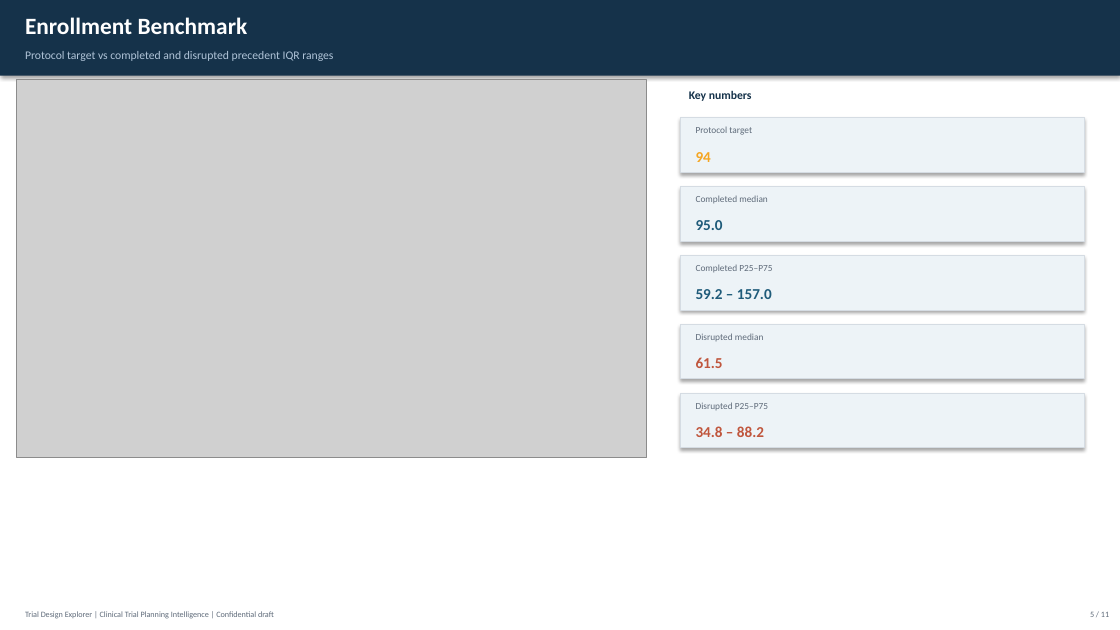
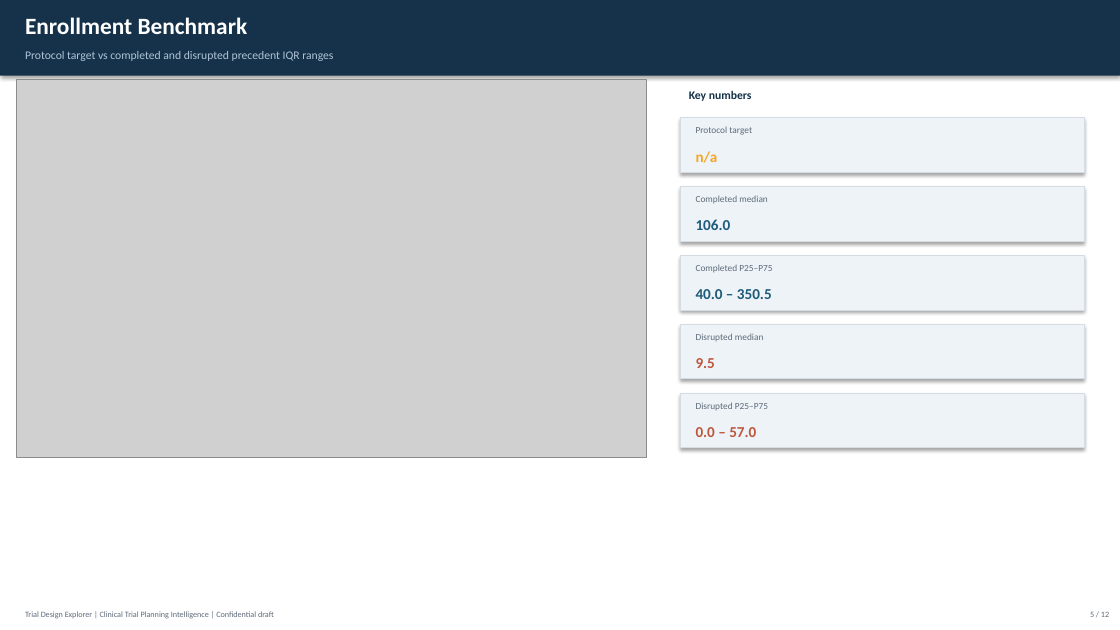
Before and after one commit to Franosei/Trial-Design-Explorer, a slide deck: slide 5 of trial_protocol_slides.pptx. Drawn at 1120x630 pixels with LibreOffice and Linux fonts; fonts in the diff are those of the drawing; grey boxes stand for pictures. Boxes give left, top, right and bottom in pixels: in the first picture for what was removed or moved away, otherwise in the second. Text is boxed around its words. In the diff, an @@ line names an element or a change of style, - is before the commit and + after.

```diff
--- a/trial_protocol_slides.pptx
+++ b/trial_protocol_slides.pptx
@@ text at box(696, 151, 718, 163): text changed @@
-94
+n/a
@@ text at box(696, 219, 731, 230): text changed @@
-95.0
+106.0
@@ text at box(696, 289, 772, 299): text changed @@
-59.2 – 157.0
+40.0 – 350.5
@@ text at box(696, 358, 715, 368): text changed @@
-61.5
+9.5
@@ text at box(696, 427, 756, 437): text changed @@
-34.8 – 88.2
+0.0 – 57.0
```
Also in this commit, not shown: 10 other slides changed, 1 slide added, 13 other files.
